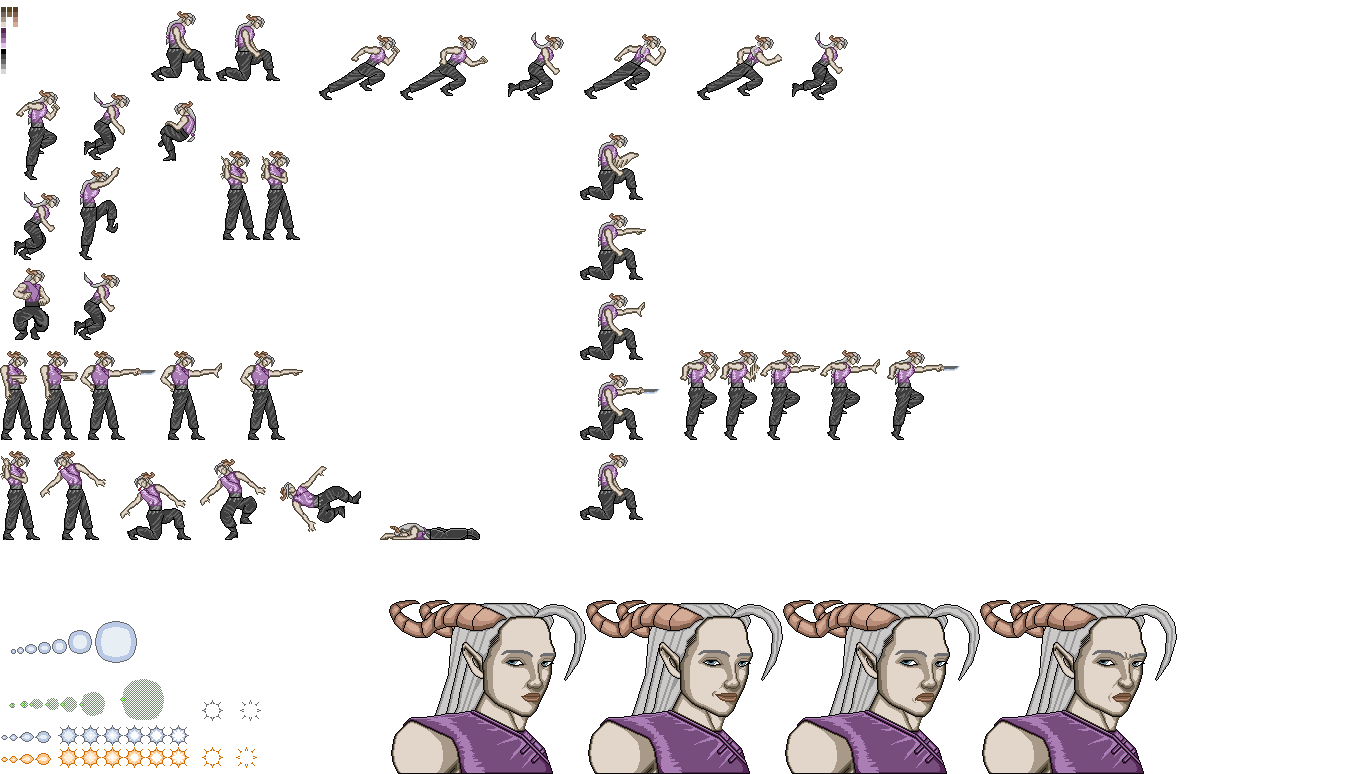
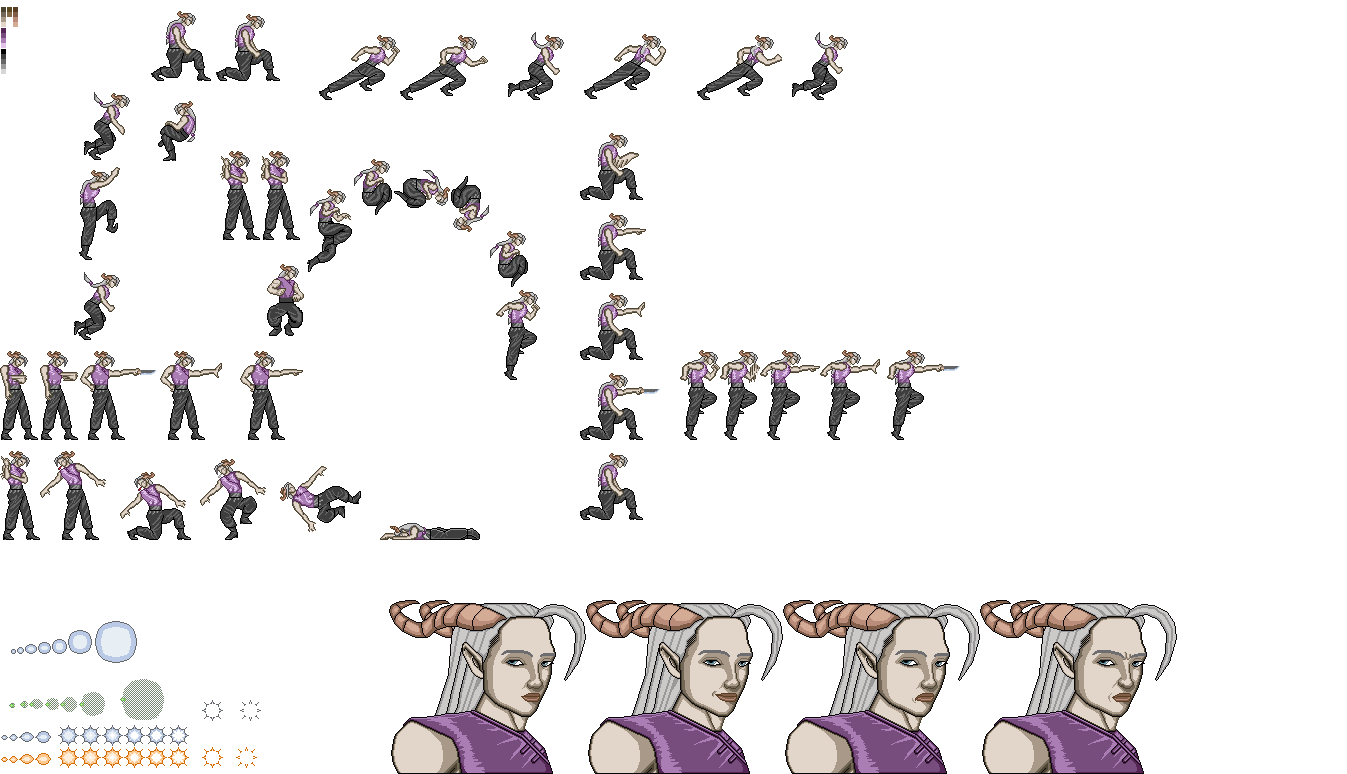
Layer changes from the first 1347 x 774 image to the second:
painted on "Pintar camada 1" (1st of 3, in "Ataque" › "fire bolt") over [13, 90, 540, 380]
painted on "2" (3rd of 4, in "Idle") over [327, 177, 356, 192]
painted on "3" over [13, 90, 540, 380]
painted on "Pintar camada 5" over [13, 192, 384, 340]
added layer "Copiar de 2" (1st of 4, in "Pulando") in group "Pulando" over [389, 192, 540, 380]
added layer "Copiar de 2" (2nd of 4, in "Pulando") in group "Pulando" over [310, 159, 453, 256]
added layer "Copiar de 2" (3rd of 4, in "Pulando") in group "Pulando" over [400, 170, 533, 293]
added layer "Copiar de 2" (4th of 4, in "Pulando") in group "Pulando" over [325, 159, 517, 256]
painted on "2" (4th of 4, in "Pulando") over [13, 128, 389, 320]
painted on "1" (2nd of 2, in "Correndo") over [327, 159, 480, 192]
